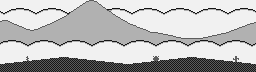
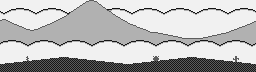
The second 256×72 image is a revision of the first. Changes to its layers:
painted on "CloseDunes" over left=0, top=19, right=256, bottom=39
